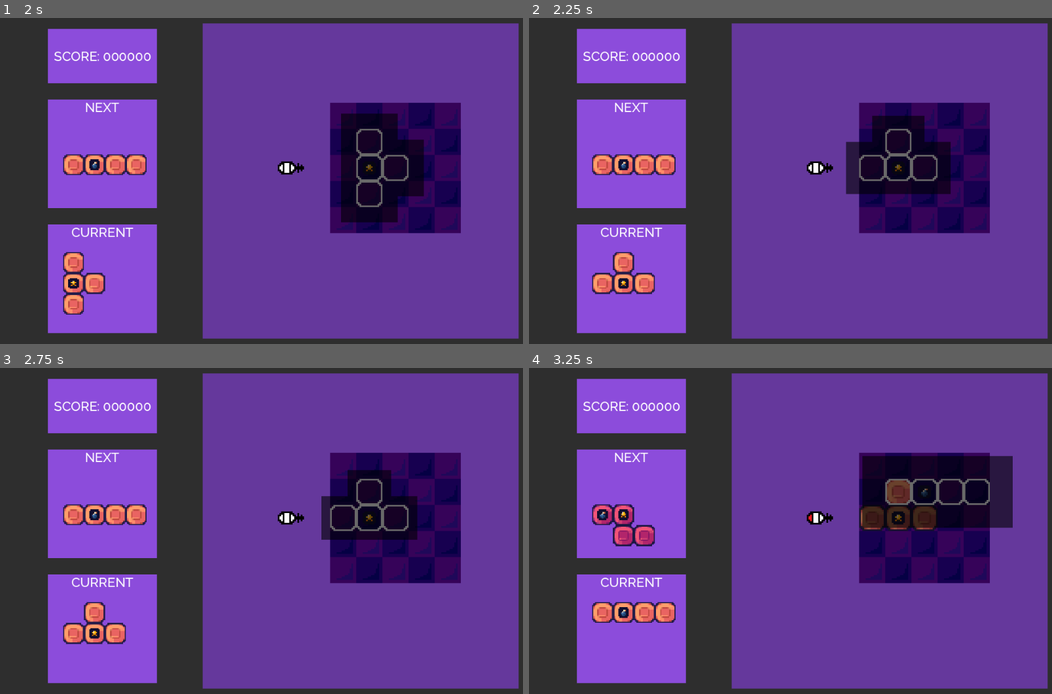
Above: before the commit, frames 1-4 (two rows, left to right).
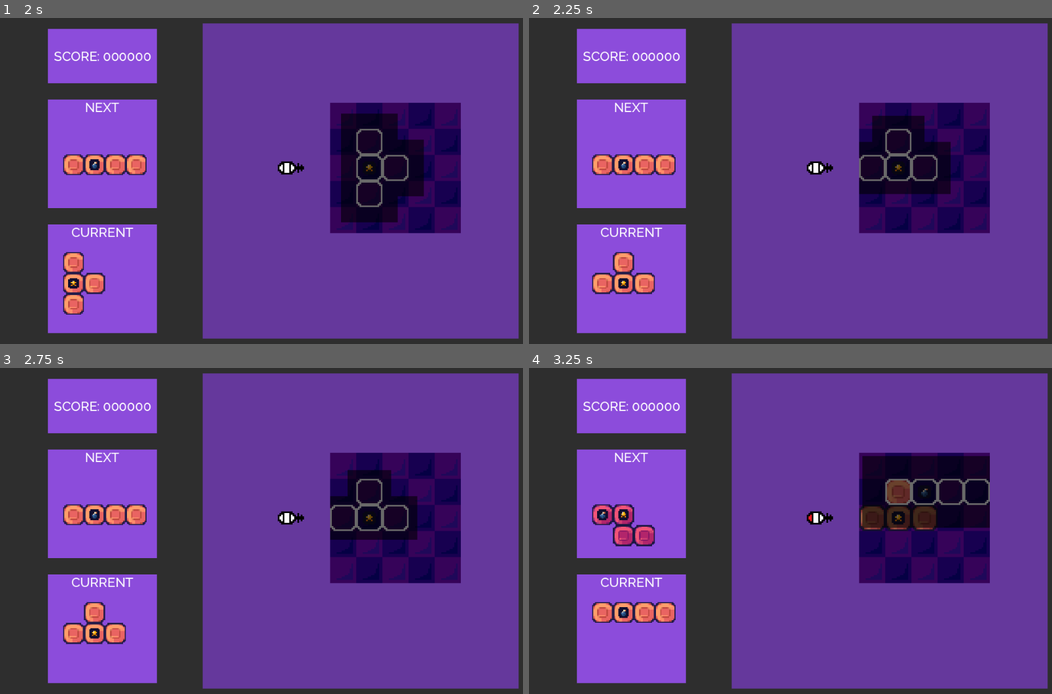
Above: after the commit, the same moments.

Repository: ijzm/LDJAM54
Game: Godot game, scene res://Levels/TSC.tscn
Same seed, same stepped clock (60 frames per second), same inputs: the game is played once before the commit and once after it. Sound files missing from this copy of the repository are replaced by a short silence.
Inputs (mouse positions are in pixels of both pictures, inside the frame that each line leads up to):
- Up to frame 1 (2 s): tap Enter at 0.5 s; move the mouse to (235, 246) at 0.52 s; hold Z (Move_Drop) 0.53-1.28 s; hold W (Move_Up) from 0.53 s (still down); click (235, 246) at 0.67 s; move the mouse to (418, 229) at 1.27 s; tap Space (Move_Rotate_Clockwise) at 1.35 s
- Up to frame 2 (2.25 s): move the mouse to (633, 132) at 2.02 s; release W (Move_Up) at 2.03 s; hold A (Move_Left) from 2.03 s (still down); hold Q (Move_Rotate_Counter_Clockwise) from 2.03 s (still down)
- Up to frame 3 (2.75 s): keep holding A (Move_Left); keep holding Q (Move_Rotate_Counter_Clockwise)
- Up to frame 4 (3.25 s): keep holding A (Move_Left); move the mouse to (816, 531) at 2.77 s; release Q (Move_Rotate_Counter_Clockwise) at 2.78 s; tap Z (Move_Drop) at 2.85 s; click (816, 531) at 2.92 s

Frame 1 is identical in both runs. In frame 2, 0.4% of the frame differs, in the area x 60-64%, y 37-55%; in frame 3, 0.2%; in frame 4, 1.0%, in the area x 88-93%, y 27-50%.

Commit message:
Added Clipping to Piece Shadow

Diff:
--- a/Levels/game_manager.tscn
+++ b/Levels/game_manager.tscn
@@ -7,6 +7,7 @@
 [ext_resource type="AudioStream" uid="uid://so80x65q8gfy" path="res://Music/Lasers_firing.wav" id="4_7buqo"]
 [ext_resource type="AudioStream" uid="uid://b7nn2cf3m0n7h" path="res://Music/No_Place_block.wav" id="5_pb5rb"]
 [ext_resource type="AudioStream" uid="uid://swkdpsin8eh8" path="res://Music/Rotate.wav" id="6_fof23"]
+[ext_resource type="PackedScene" uid="uid://b0vim5n637jhb" path="res://Prefabs/Clip_Mask.tscn" id="8_23bfx"]
 
 [node name="Game_Manager" type="Node2D"]
 script = ExtResource("1_bbseq")
@@ -34,5 +35,10 @@
 script = ExtResource("1_mo6lx")
 
 [node name="Canvas_Group" type="CanvasGroup" parent="."]
+z_index = 1000
+
+[node name="Clip_Mask" parent="Canvas_Group" instance=ExtResource("8_23bfx")]
+modulate = Color(1, 1, 1, 1)
 self_modulate = Color(1, 1, 1, 0.588235)
-z_index = 1000
+position = Vector2(0, -1)
+centered = false
--- /dev/null
+++ b/Prefabs/Clip_Mask.tscn
@@ -0,0 +1,10 @@
+[gd_scene load_steps=2 format=3 uid="uid://b0vim5n637jhb"]
+
+[sub_resource type="PlaceholderTexture2D" id="PlaceholderTexture2D_l6xw7"]
+size = Vector2(16, 16)
+
+[node name="Test" type="Sprite2D"]
+modulate = Color(1, 1, 1, 0.360784)
+clip_children = 1
+z_index = 10
+texture = SubResource("PlaceholderTexture2D_l6xw7")
--- a/Scripts/Current_Piece.gd
+++ b/Scripts/Current_Piece.gd
@@ -2,7 +2,7 @@
 
 var timer: float = 3
 var shadow
-var canvas_group: CanvasGroup
+var canvas_group
 
 func kill_shadow():
 	shadow.queue_free()
@@ -15,7 +15,7 @@
 
 func _ready():
 	shadow = Globals.current_piece_shadow_ps.instantiate()
-	canvas_group = get_node("/root/Game/Game_Manager/Canvas_Group")
+	canvas_group = get_node("/root/Game/Game_Manager/Canvas_Group/Clip_Mask")
 	canvas_group.add_child(shadow)
 
 	var tween = shadow.create_tween()
--- a/Scripts/Game_Manager.gd
+++ b/Scripts/Game_Manager.gd
@@ -281,6 +281,20 @@
 		-(board.height * Globals.SIZE.y)/2
 	))
 
+	var clipping_mask: Sprite2D = $Canvas_Group/Clip_Mask
+
+	clipping_mask.set_global_position(
+		board.get_global_position() + Vector2(
+			-Globals.SIZE.x/2,
+			-Globals.SIZE.y/2,
+		)
+	)
+
+	clipping_mask.get_texture().set_size(Vector2(
+		board.width * Globals.SIZE.x,
+		board.height * Globals.SIZE.y
+	))
+
 func init_timer():
 	timer.connect("timeout", force_drop)
 	timer.wait_time = Globals.FALL_TIME
@@ -427,7 +441,7 @@
 		i.set_position(i.pos * Globals.SIZE)
 
 	#Kills Shadows
-	for i in $Canvas_Group.get_children():
+	for i in $Canvas_Group/Clip_Mask.get_children():
 		i.queue_free()
 	finished_moving = true
 
Not shown: 1 places in Levels/game_manager.tscn that only renumber resources
